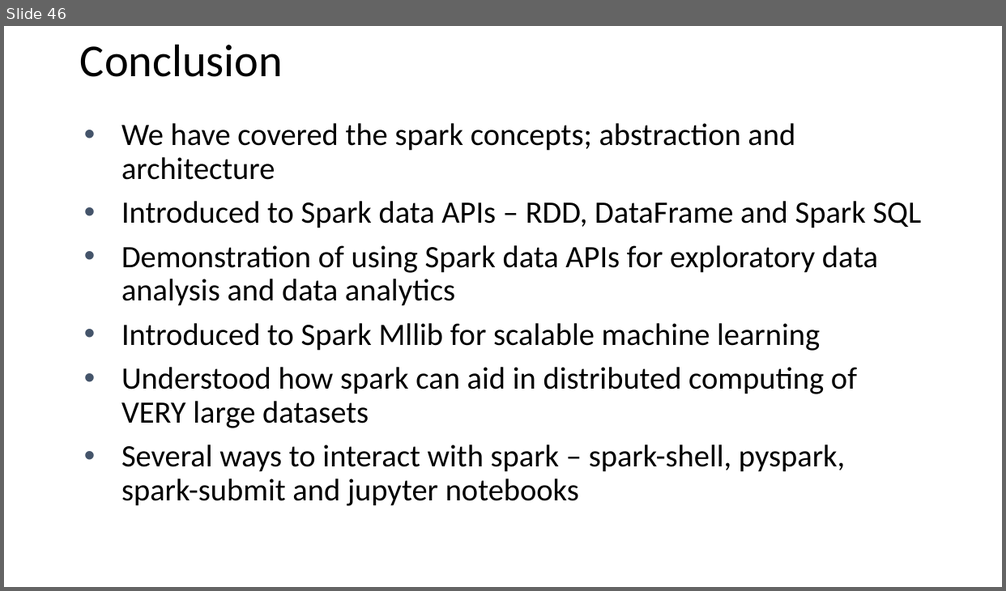
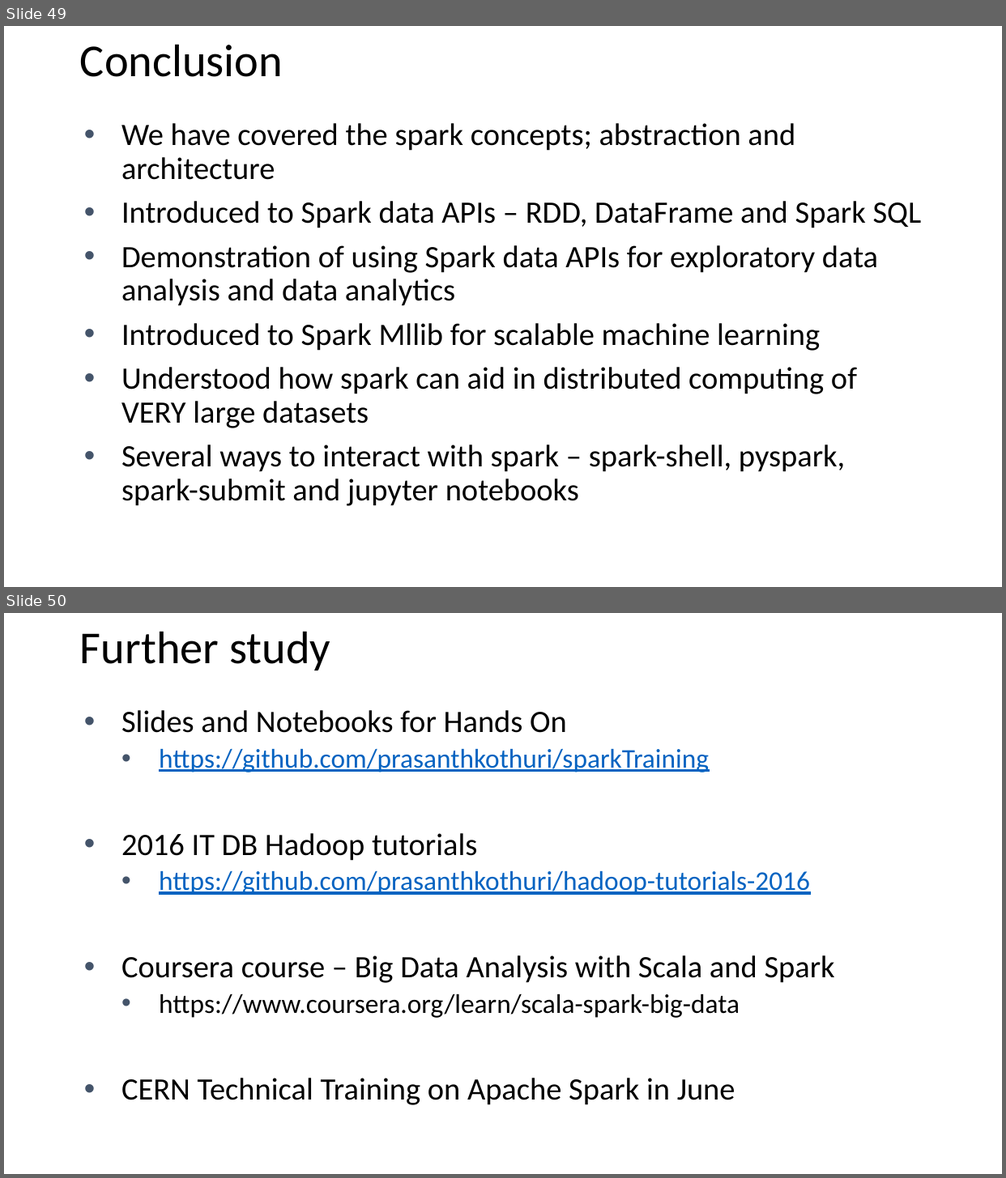
Before and after one commit to prasanthkothuri/sparkTraining, a slide deck: slides/Introduction_to_Spark.pptx. Shown one above the other, each under a label of ours: slide 46 before the commit, slides 49 and 50 after it. The pictures are 1006x591 and 1006x1178 pixels, drawn with LibreOffice and Linux fonts; fonts in the diff are those of the drawing. Boxes give left, top, right and bottom in pixels: in the first picture for what was removed or moved away, otherwise in the second. Text is boxed around its words. In the diff, an @@ line names an element or a change of style, - is before the commit and + after.

```diff
--- a/slides/Introduction_to_Spark.pptx
+++ b/slides/Introduction_to_Spark.pptx
@@ slide 50 added at [4,613,1002,1174], background #FFFFFF @@
@@ title added at [80,631,330,671], 44 pt, text #000000 @@
+Further study
@@ text added at [121,710,835,1105], 26 pt, text #000000 @@
+• Slides and Notebooks for Hands On
+  • https://github.com/prasanthkothuri/sparkTraining
+• 2016 IT DB Hadoop tutorials
+  • https://github.com/prasanthkothuri/hadoop-tutorials-2016
+• Coursera course – Big Data Analysis with Scala and Spark
+  • https://www.coursera.org/learn/scala-spark-big-data
+• CERN Technical Training on Apache Spark in June
@@ what was slide 46 is now slide 49 @@
```
Also in this commit, not shown: 2 slides changed, 3 other slides added, 4 other files.
